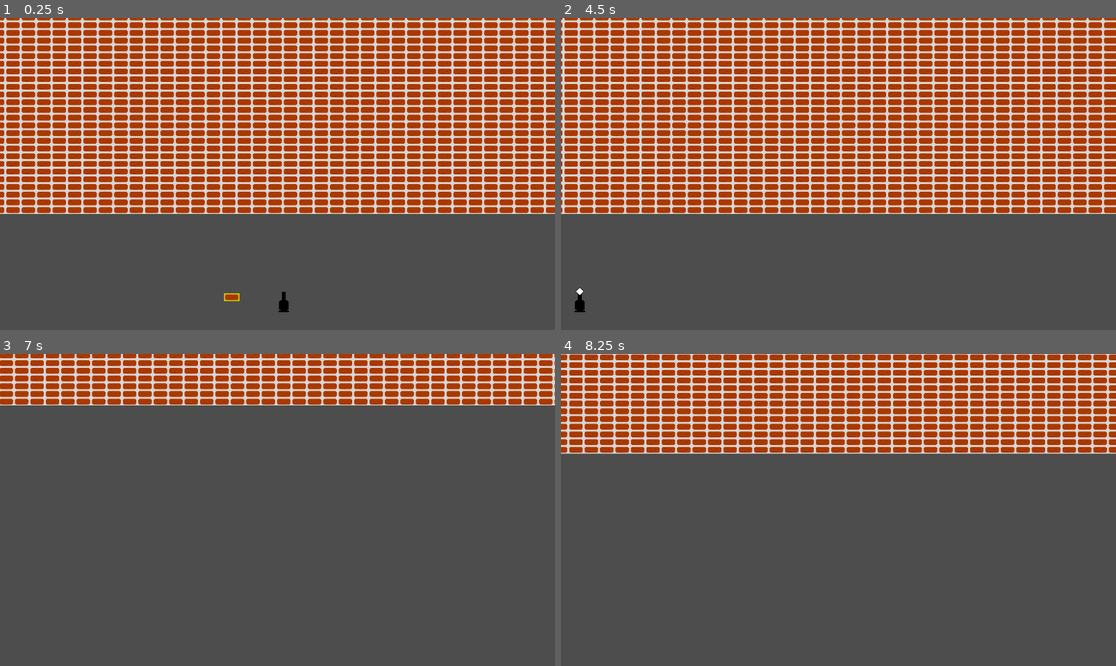
Above: before the commit, frames 1-4 (two rows, left to right).
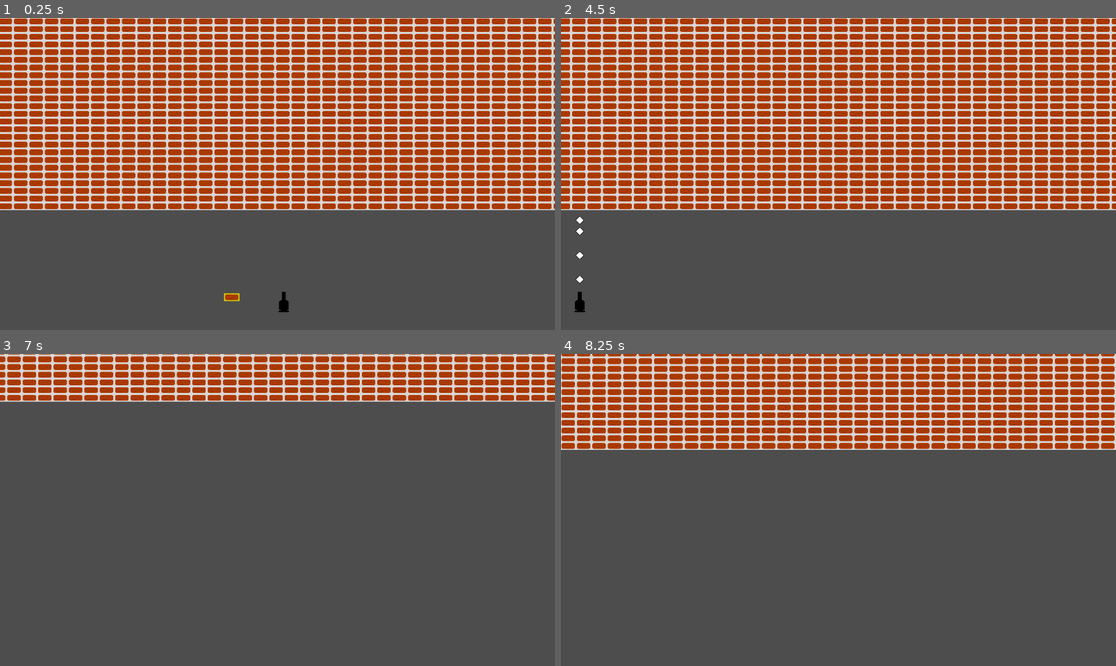
Above: after the commit, the same moments.

Repository: Liobits/BrickBreaker
Game: Godot game, scene res://general/scenes/main.tscn
Same seed, same stepped clock (60 frames per second), same inputs: the game is played once before the commit and once after it.
Inputs (mouse positions are in pixels of both pictures, inside the frame that each line leads up to):
- Up to frame 1 (0.25 s): no input
- Up to frame 2 (4.5 s): tap Enter at 0.5, 2.75 s; move the mouse to (960, 158) at 0.52 s; hold Right (ui_right) 0.53-1.28 s; click (960, 158) at 0.67 s; move the mouse to (727, 189) at 1.27 s; hold Down (ui_down) 1.28-2.03 s; tap Space at 2 s; move the mouse to (894, 105) at 2.02 s; hold Right (ui_right) 2.03-2.78 s; move the mouse to (810, 236) at 2.77 s; hold Up (ui_up) 2.78-3.53 s; click (810, 236) at 2.92 s; move the mouse to (1005, 220) at 3.52 s; hold Left (ui_left) from 3.53 s (still down); move the mouse to (672, 127) at 4.27 s
- Up to frame 3 (7 s): move the mouse to (305, 510) at 5.02 s; release Left (ui_left) at 5.03 s; hold Down (ui_down) 5.03-5.78 s; click (305, 510) at 5.17 s; move the mouse to (194, 432) at 5.77 s; hold Right (ui_right) 5.78-6.53 s; tap Space at 6.5 s; move the mouse to (399, 494) at 6.52 s; hold Up (ui_up) from 6.53 s (still down)
- Up to frame 4 (8.25 s): move the mouse to (727, 525) at 7.27 s; release Up (ui_up) at 7.28 s; hold Right (ui_right) 7.28-8.03 s; click (727, 525) at 7.42 s; move the mouse to (894, 441) at 8.02 s; hold Down (ui_down) from 8.03 s (still down)

The runs differ from the first frame. In frame 1, 47% of the frame differs, in the area x 0-100%, y 0-63%; in frame 2, 47%, in the area x 0-100%, y 0-89%; in frame 3, 13%; in frame 4, 24%.

Commit message:
fixing ball movement and implement correct collision for chunked bricks.

Diff:
--- a/general/scripts/ball.gd
+++ b/general/scripts/ball.gd
@@ -1,24 +1,19 @@
 extends Node2D
 class_name Ball
 
-@export var speed := 600.0
+@export var speed := 50.0
 @export var damage := 1
 @export var max_bounces := 5
 
 var direction := Vector2.UP
 var bounce_count := 0
 
-
-func _physics_process(delta: float) -> void:
-	if not World.collision:
-		return
-
+func _physics_process(delta: float):
 	var motion := direction * speed * delta
-	var result := World.collision.sweep_circle(global_position, motion)
+	var result : Dictionary = World.collision.sweep_ball(global_position, motion)
 
 	if result.hit:
 		global_position = result.position
-
 		World.data.damage_brick(result.grid.x, result.grid.y, damage)
 
 		direction = direction.bounce(result.normal).normalized()
--- /dev/null
+++ b/general/scripts/globals/signal_bus.gd
@@ -0,0 +1,3 @@
+extends Node
+
+signal brick_removed(grid: Vector2i)
--- a/idle/idle_scripts/world_collision.gd
+++ b/idle/idle_scripts/world_collision.gd
@@ -3,86 +3,117 @@
 
 @export var brick_size := Vector2(32, 16)
 @export var ball_radius := 8.0
+@export var start_y := 400
 
-var world_data: WorldData
+func _ready():
+	World.collision = self
+
+func _broadphase(p0: Vector2, p1: Vector2) -> Array[Vector2i]:
+	var r := ball_radius
+
+	var min_x : float = min(p0.x, p1.x) - r
+	var max_x : float = max(p0.x, p1.x) + r
+	var min_y : float = min(p0.y, p1.y) - r
+	var max_y : float = max(p0.y, p1.y) + r
+
+	var gx0 := floori(min_x / brick_size.x)
+	var gx1 := floori(max_x / brick_size.x)
+
+	var gy0 := floori((start_y - max_y) / brick_size.y)
+	var gy1 := floori((start_y - min_y) / brick_size.y)
+
+	var result: Array[Vector2i] = []
+
+	for gy in range(max(gy0, 0), max(gy1, 0) + 1):
+		for gx in range(gx0, gx1 + 1):
+			result.append(Vector2i(gx, gy))
+
+	return result
 
 
-func setup(data: WorldData) -> void:
-	world_data = data
+func _swept_aabb(
+	ball_pos: Vector2,
+	velocity: Vector2,
+	brick_min: Vector2,
+	brick_max: Vector2
+) -> Dictionary:
+	var r := ball_radius
 
+	var ball_min := ball_pos - Vector2(r, r)
+	var ball_max := ball_pos + Vector2(r, r)
 
+	var tx_entry: float
+	var tx_exit: float
+	var ty_entry: float
+	var ty_exit: float
 
-func sweep_circle(start_pos: Vector2, motion: Vector2) -> Dictionary:
-	if motion.length_squared() == 0.0:
+	if velocity.x > 0:
+		tx_entry = (brick_min.x - ball_max.x) / velocity.x
+		tx_exit  = (brick_max.x - ball_min.x) / velocity.x
+	elif velocity.x < 0:
+		tx_entry = (brick_max.x - ball_min.x) / velocity.x
+		tx_exit  = (brick_min.x - ball_max.x) / velocity.x
+	else:
+		tx_entry = -INF
+		tx_exit  = INF
+
+	if velocity.y > 0:
+		ty_entry = (brick_min.y - ball_max.y) / velocity.y
+		ty_exit  = (brick_max.y - ball_min.y) / velocity.y
+	elif velocity.y < 0:
+		ty_entry = (brick_max.y - ball_min.y) / velocity.y
+		ty_exit  = (brick_min.y - ball_max.y) / velocity.y
+	else:
+		ty_entry = -INF
+		ty_exit  = INF
+
+	var t_entry : float = max(tx_entry, ty_entry)
+	var t_exit  : float = min(tx_exit, ty_exit)
+
+	if t_entry > t_exit or t_entry < 0.0 or t_entry > 1.0:
 		return { "hit": false }
 
-	var dir := motion.normalized()
-	var step := Vector2i(
-		1 if dir.x > 0.0  else -1,
-		1 if dir.y > 0.0  else -1
-	)
+	var normal := Vector2.ZERO
+	if tx_entry > ty_entry:
+		normal.x = -sign(velocity.x)
+	else:
+		normal.y = -sign(velocity.y)
 
-	var grid := world_to_grid(start_pos)
-
-	var t_delta := Vector2(
-		abs(brick_size.x / motion.x) if motion.x != 0.0 else INF,
-		abs(brick_size.y / motion.y) if motion.y != 0.0 else INF
-	)
-
-	var next_boundary := grid_to_world(grid)
-	if step.x > 0: next_boundary.x += brick_size.x
-	if step.y > 0: next_boundary.y += brick_size.y
-
-	var t_max := Vector2(
-		(next_boundary.x - start_pos.x) / motion.x if motion.x != 0.0 else INF,
-		(next_boundary.y - start_pos.y) / motion.y if motion.y != 0.0 else INF
-	)
-
-	while true:
-		if t_max.x < t_max.y:
-			var t := t_max.x
-			if t > 1.0: break
-			grid.x += step.x
-			t_max.x += t_delta.x
-			if _brick_hit(grid):
-				return _make_hit(start_pos, motion, t, Vector2(-step.x, 0), grid)
-		else:
-			var t := t_max.y
-			if t > 1.0: break
-			grid.y += step.y
-			t_max.y += t_delta.y
-			if _brick_hit(grid):
-				return _make_hit(start_pos, motion, t, Vector2(0, -step.y), grid)
-
-	return { "hit": false }
-
-
-
-func _brick_hit(grid: Vector2i) -> bool:
-	if not world_data:
-		return false
-	var brick = world_data.get_brick_at(grid)
-	return brick != null and brick.hp > 0
-
-
-func _make_hit(start: Vector2, motion: Vector2, t: float, normal: Vector2, grid: Vector2i) -> Dictionary:
 	return {
 		"hit": true,
-		"position": start + motion * clampf(t, 0.0, 1.0),
-		"normal": normal,
-		"grid": grid
+		"t": t_entry,
+		"normal": normal
 	}
 
+func sweep_ball(p0: Vector2, motion: Vector2) -> Dictionary:
+	var p1 := p0 + motion
+	var best_t := 1.0
+	var best_hit : Dictionary = {}
 
-func world_to_grid(pos: Vector2) -> Vector2i:
-	return Vector2i(
-		floor(pos.x / brick_size.x),
-		floor(pos.y / brick_size.y)
-	)
+	for grid in _broadphase(p0, p1):
+		if not World.data.has_brick(grid.x, grid.y):
+			continue
 
+		var brick_min := Vector2(
+			grid.x * brick_size.x,
+			start_y - (grid.y + 1) * brick_size.y
+		)
+		var brick_max := brick_min + brick_size
 
-func grid_to_world(grid: Vector2i) -> Vector2:
-	return Vector2(
-		grid.x * brick_size.x,
-		grid.y * brick_size.y
-	)
+		var hit := _swept_aabb(p0, motion, brick_min, brick_max)
+		if hit.hit and hit.t < best_t:
+			best_t = hit.t
+			best_hit = {
+				"grid": grid,
+				"normal": hit.normal
+			}
+
+	if best_hit.is_empty():
+		return { "hit": false }
+
+	return {
+		"hit": true,
+		"position": p0 + motion * best_t,
+		"normal": best_hit.normal,
+		"grid": best_hit.grid
+	}
--- a/idle/idle_scripts/world_data.gd
+++ b/idle/idle_scripts/world_data.gd
@@ -3,7 +3,7 @@
 
 # Chunk size in grid cells
 const CHUNK_WIDTH := 32
-const CHUNK_HEIGHT := 32
+const CHUNK_HEIGHT := 16
 
 # Dictionary of chunks
 # key: Vector2i(chunk_x, chunk_y)
@@ -15,7 +15,7 @@
 @onready var world_collision: WorldCollision = $"../WorldCollision"
 
 func _ready() -> void:
-	world_collision.setup(self)
+	World.data = self
 
 func _chunk_key(grid_x: int, grid_y: int) -> Vector2i:
 
@@ -58,6 +58,8 @@
 	chunks[ckey][lkey]["hp"] -= dmg
 	if chunks[ckey][lkey]["hp"] <= 0:
 		chunks[ckey].erase(lkey)
+		SignalBus.brick_removed.emit(Vector2i(grid_x, grid_y))
+
 
 func get_chunk(chunk_key: Vector2i) -> Dictionary:
 	if not chunks.has(chunk_key):
--- a/idle/idle_scripts/world_renderer.gd
+++ b/idle/idle_scripts/world_renderer.gd
@@ -11,11 +11,15 @@
 
 # Active visual chunks
 var active_chunks := {}
+var brick_nodes := {}
+
 
 func _ready() -> void:
 	seed_wall()
 	camera = get_viewport().get_camera_2d()
 	call_deferred("update_visible_chunks")
+	SignalBus.brick_removed.connect(_on_brick_removed)
+
 
 func _process(_delta):
 	update_visible_chunks()
@@ -37,6 +41,10 @@
 
 	var min_grid_y = floori((start_y - rect.end.y) / brick_size.y)
 	var max_grid_y = ceil((start_y - rect.position.y) / brick_size.y)
+
+	# World top clamp
+	min_grid_y = max(min_grid_y, 0)
+	max_grid_y = max(max_grid_y, 0)
 
 	var min_chunk := Vector2i(
 		floori(min_grid_x / WorldData.CHUNK_WIDTH) - view_margin,
@@ -78,12 +86,19 @@
 			var gx := chunk_key.x * WorldData.CHUNK_WIDTH + lx
 			var gy := chunk_key.y * WorldData.CHUNK_HEIGHT + ly
 
+			if gy < 0:
+				continue
+
+			var grid := Vector2i(gx, gy)
+
 			var brick := brick_scene.instantiate()
 			brick.position = Vector2(
-				gx * brick_size.x,
-				start_y - gy * brick_size.y
+				gx * brick_size.x + brick_size.x * 0.5,
+				start_y - (gy + 1) * brick_size.y + brick_size.y * 0.5
 			)
 			container.add_child(brick)
+			brick_nodes[grid] = brick
+
 
 func clear_chunk(chunk_key: Vector2i):
 	active_chunks[chunk_key].queue_free()
@@ -93,3 +108,12 @@
 	for y in rows:
 		for x in columns:
 			world_data.ensure_brick(x, y)
+
+
+func _on_brick_removed(grid: Vector2i) -> void:
+	if not brick_nodes.has(grid):
+		return
+
+	var brick = brick_nodes[grid]
+	brick.queue_free()
+	brick_nodes.erase(grid)
--- a/project.godot
+++ b/project.godot
@@ -18,6 +18,7 @@
 [autoload]
 
 World="*res://general/scripts/globals/world.gd"
+SignalBus="*res://general/scripts/globals/signal_bus.gd"
 
 [rendering]
 
Not shown, added: general/scripts/globals/signal_bus.gd.uid
